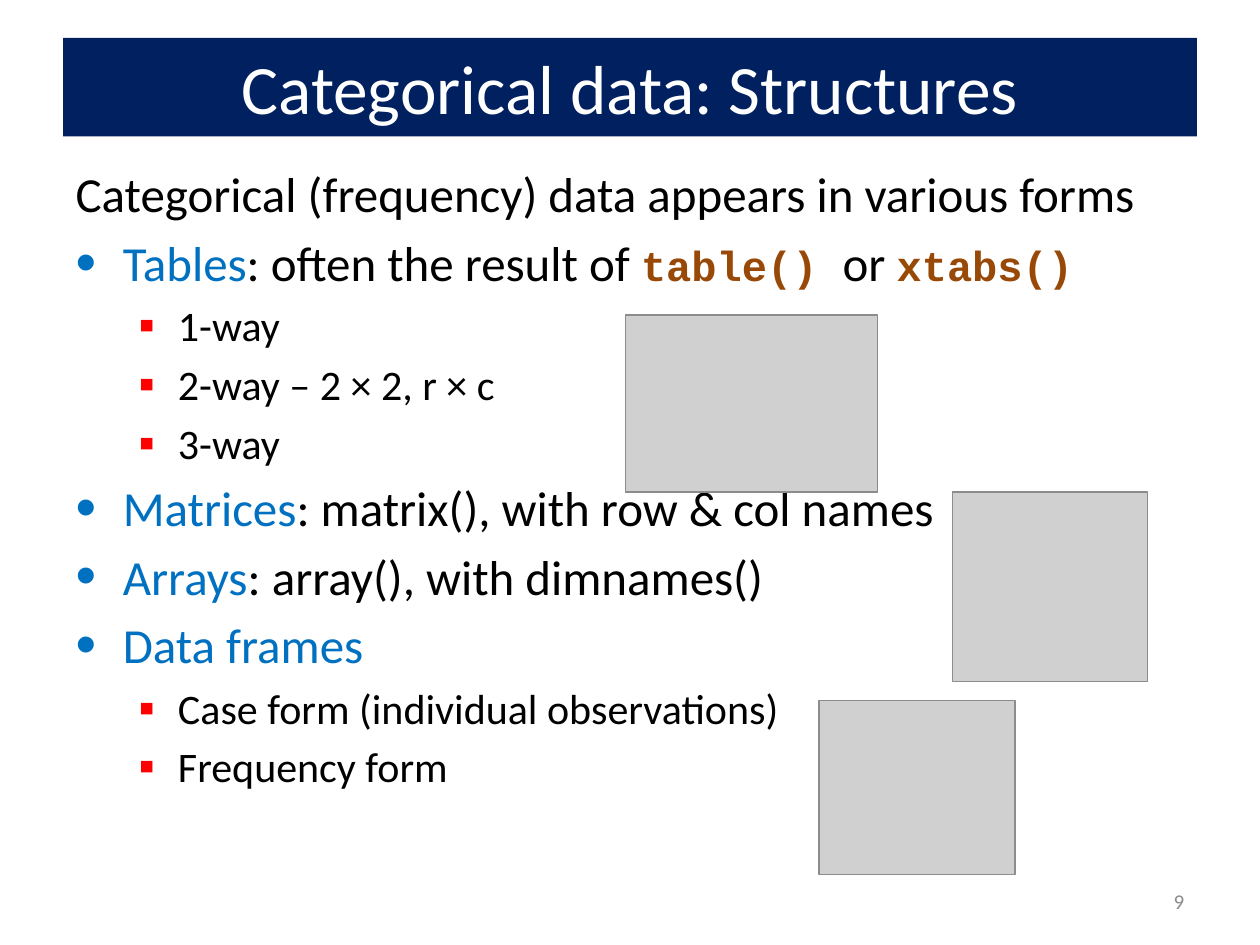
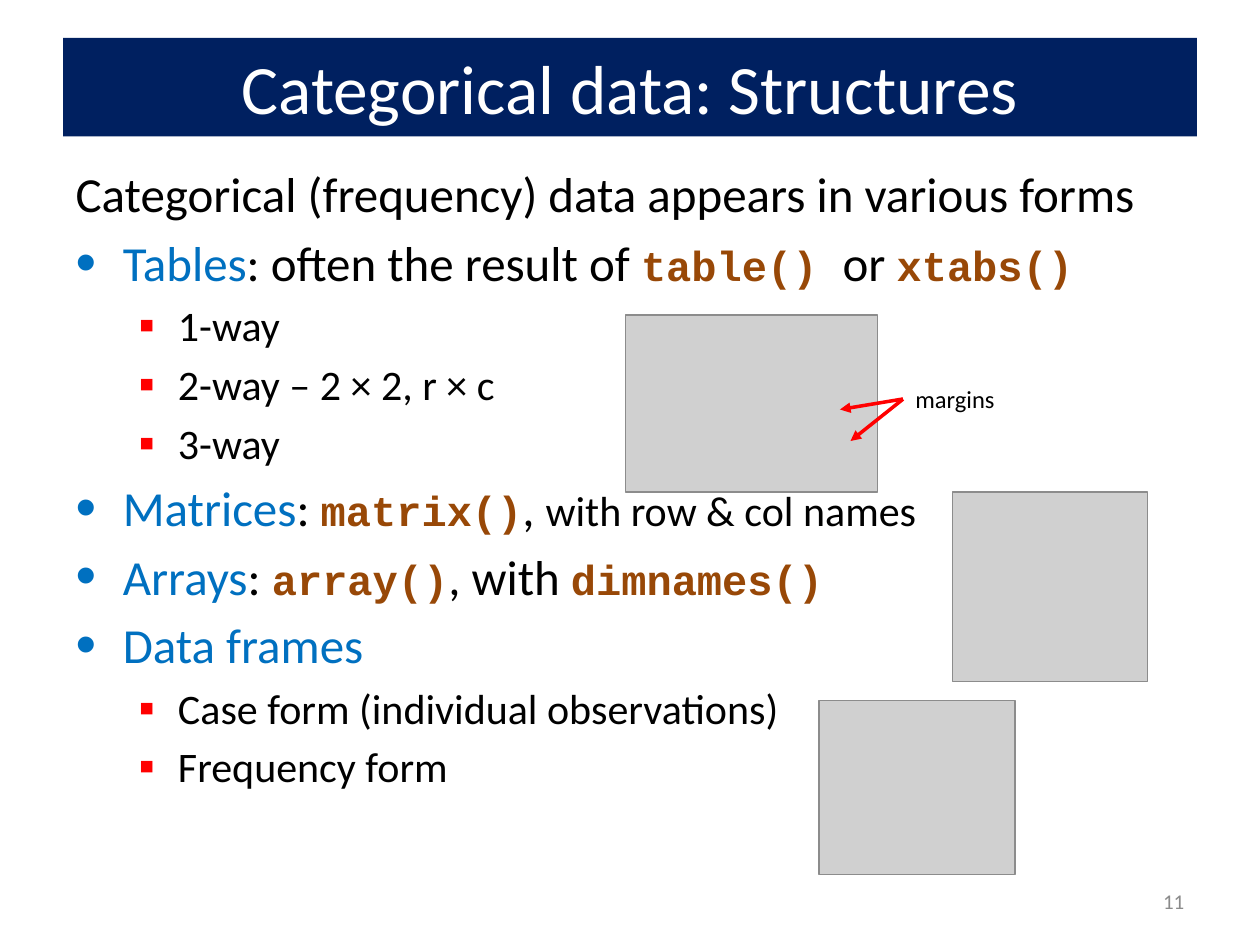
Before and after one commit to friendly/psy6136, a slide deck: slide 11 of docs/lectures/01-Overview.pptx (slide 9 before the commit). Drawn at 1260x945 pixels with LibreOffice and Linux fonts; fonts in the diff are those of the drawing; grey boxes stand for pictures. Boxes give left, top, right and bottom in pixels: in the first picture for what was removed or moved away, otherwise in the second. Text is boxed around its words. In the diff, an @@ line names an element or a change of style, - is before the commit and + after.

```diff
--- a/docs/lectures/01-Overview.pptx
+++ b/docs/lectures/01-Overview.pptx
@@ arrow added from (903, 399) to (840, 410), #FF0000 2 pt @@
@@ arrow added from (903, 399) to (850, 441), #FF0000 2 pt @@
@@ text added at box(915, 391, 994, 413), 14 pt, text #000000 @@
+margins
@@ text at box(123, 491, 916, 604): size 28 to 24 pt in "matrix(), with row & col names", "array(), dimnames()"; font Calibri to Courier New, text colour #000000 to #984807, bold on in "matrix(),", "array(), dimnames()" @@
@@ page number at box(1163, 895, 1184, 909): text changed @@
-9
+11
```
Also in this commit, not shown: 10 other slides changed, 5 slides added, 18 other files.
